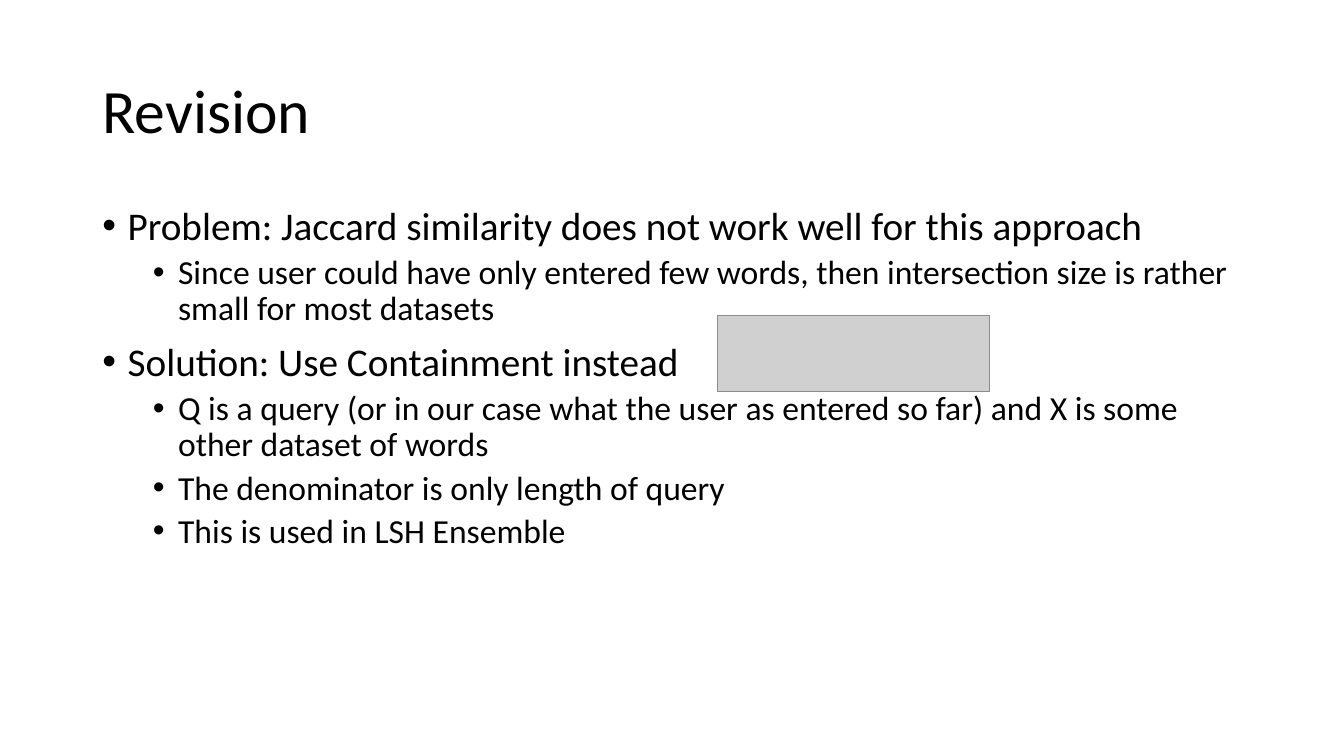
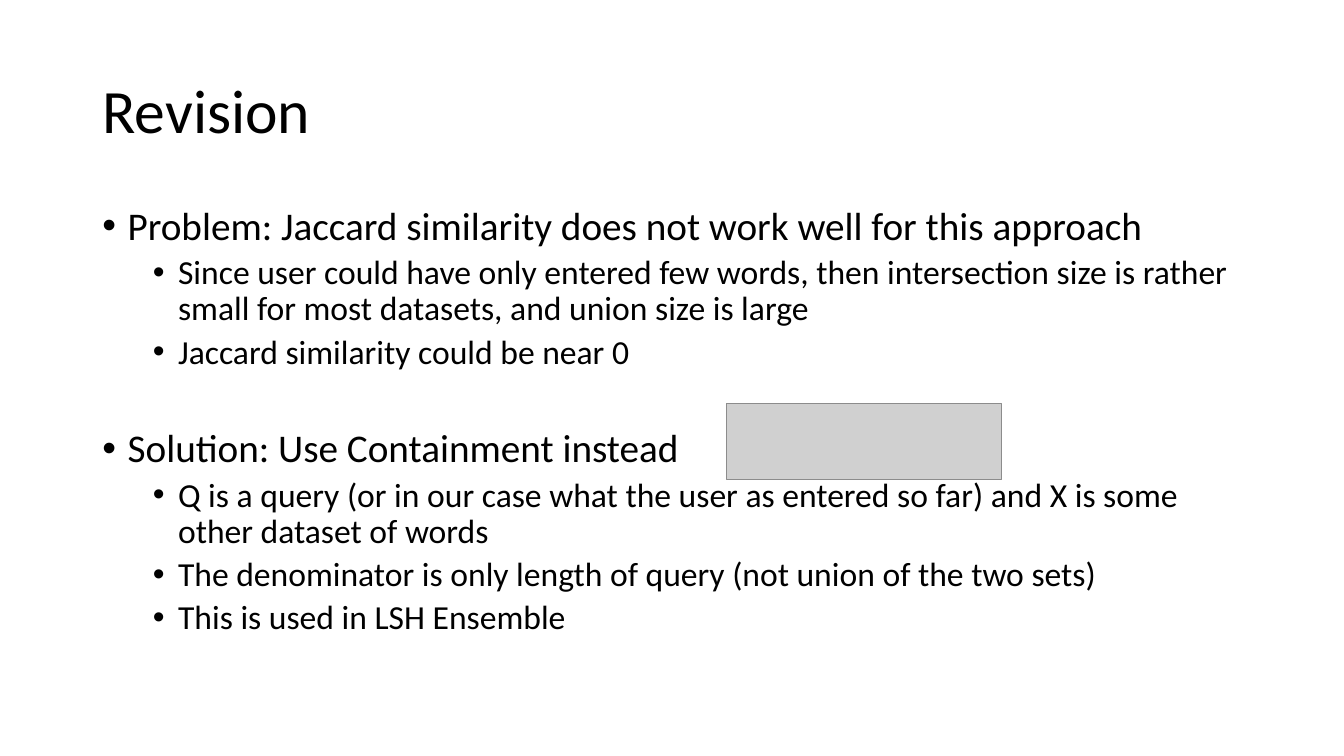
Before and after one commit to rwickman/Word-Suggestion, a slide deck: slide 12 of slides/Word Suggestion Slides.pptx. Drawn at 1344x756 pixels with LibreOffice and Linux fonts; fonts in the diff are those of the drawing; grey boxes stand for pictures. Boxes give left, top, right and bottom in pixels: in the first picture for what was removed or moved away, otherwise in the second. Text is boxed around its words. In the diff, an @@ line names an element or a change of style, - is before the commit and + after.

```diff
--- a/slides/Word Suggestion Slides.pptx
+++ b/slides/Word Suggestion Slides.pptx
@@ text at [178, 260, 1227, 370]: text changed @@
-  • Since user could have only entered few words, then intersection size is rather small for most datasets
+  • Since user could have only entered few words, then intersection size is rather small for most datasets, and union size is large
+  • Jaccard similarity could be near 0
@@ picture: place and size @@
-picture at [718, 316, 989, 391]
+picture at [727, 403, 1001, 480]
@@ text at [178, 561, 1096, 592]: text changed @@
-  • The denominator is only length of query
+  • The denominator is only length of query (not union of the two sets)
```
Also in this commit, not shown: 11 other slides changed, 1 other file.
